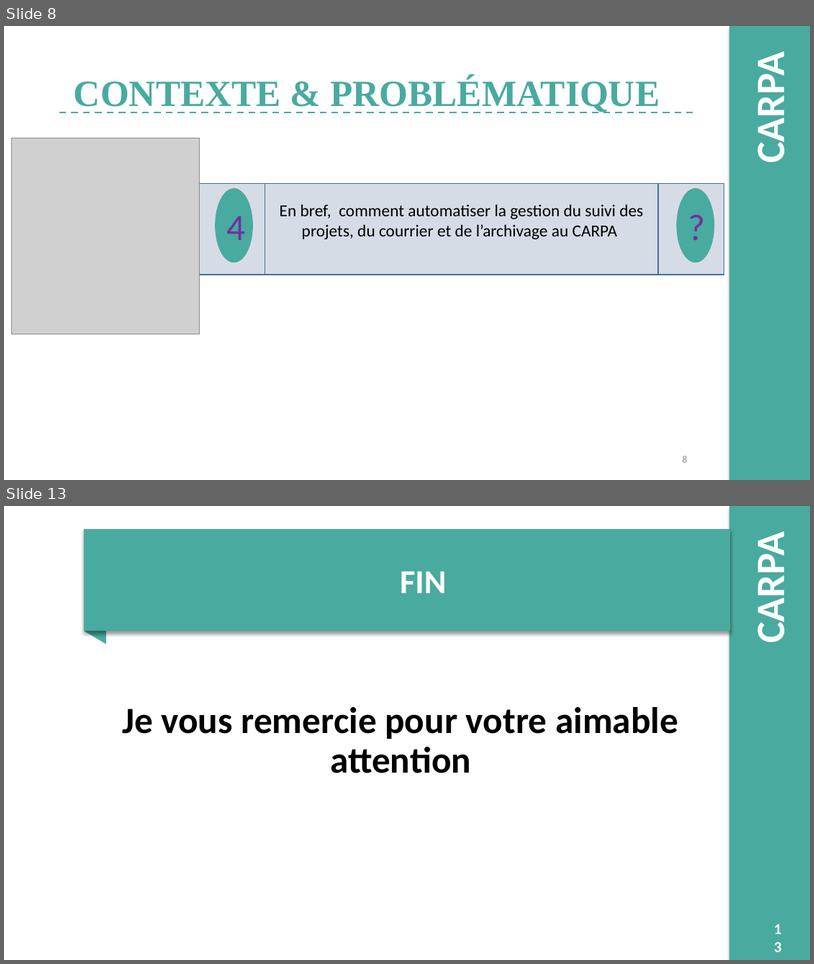
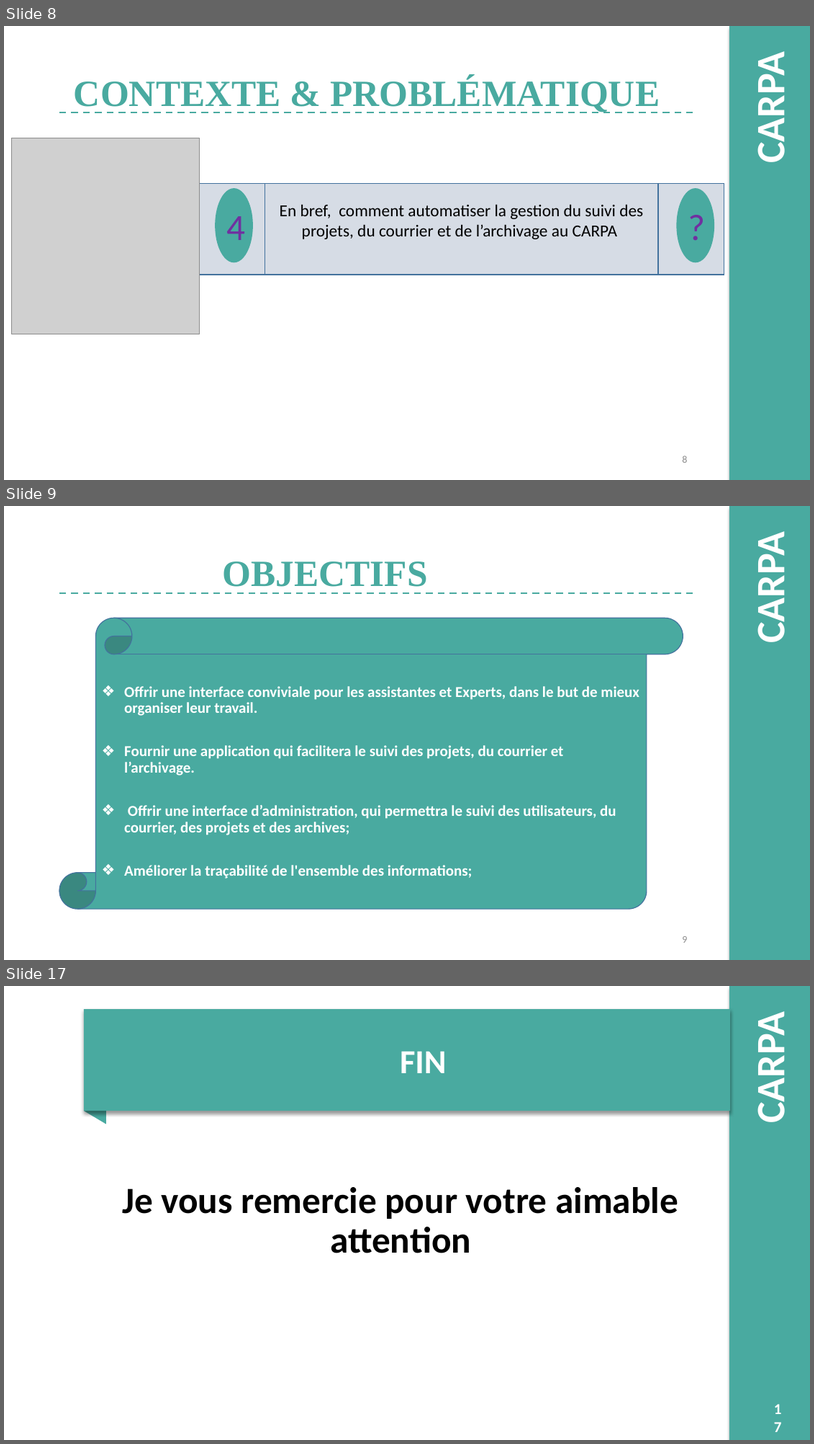
Before and after one commit to django123/memoire-M2, a slide deck: presentation.pptm. Shown one above the other, each under a label of ours: slides 8 and 13 before the commit, slides 8, 9 and 17 after it; the slides between them are not shown. The pictures are 814x964 and 814x1444 pixels, drawn with LibreOffice and Linux fonts; fonts in the diff are those of the drawing; grey boxes stand for pictures; background and template pictures are left out. Boxes give left, top, right and bottom in pixels: in the first picture for what was removed or moved away, otherwise in the second. Text is boxed around its words. In the diff, an @@ line names an element or a change of style, - is before the commit and + after.

```diff
--- a/presentation.pptm
+++ b/presentation.pptm
@@ slide 9 added at [4,506,810,960], background picture (left out); not listed: 2 template elements that a slide beside it also shows @@
@@ title added at [223,561,428,593], 44 pt, text #49AAA0, bold @@
+OBJECTIFS
@@ line added from (59, 593) to (694, 593), #49AAA0 2 pt dashed @@
@@ vertical scroll added at [59,618,684,909], fill #49AAA0, outline #43739E 1 pt, 18 pt, text #FFFFFF, bold @@
+❖ Offrir une interface conviviale pour les assistantes et Experts, dans le but de mieux organiser leur travail.
+❖ Fournir une application qui facilitera le suivi des projets, du courrier et l’archivage.
+❖ Offrir une interface d’administration, qui permettra le suivi des utilisateurs, du courrier, des projets et des archives;
+❖ Améliorer la traçabilité de l'ensemble des informations;
@@ page number added at [682,936,687,942], 12 pt, text #8C8C8C @@
+9
@@ what was slide 13 is now slide 17 @@
```
Also in this commit, not shown: 5 slides changed, 6 other slides added, 3 slides removed, 1 other file.
